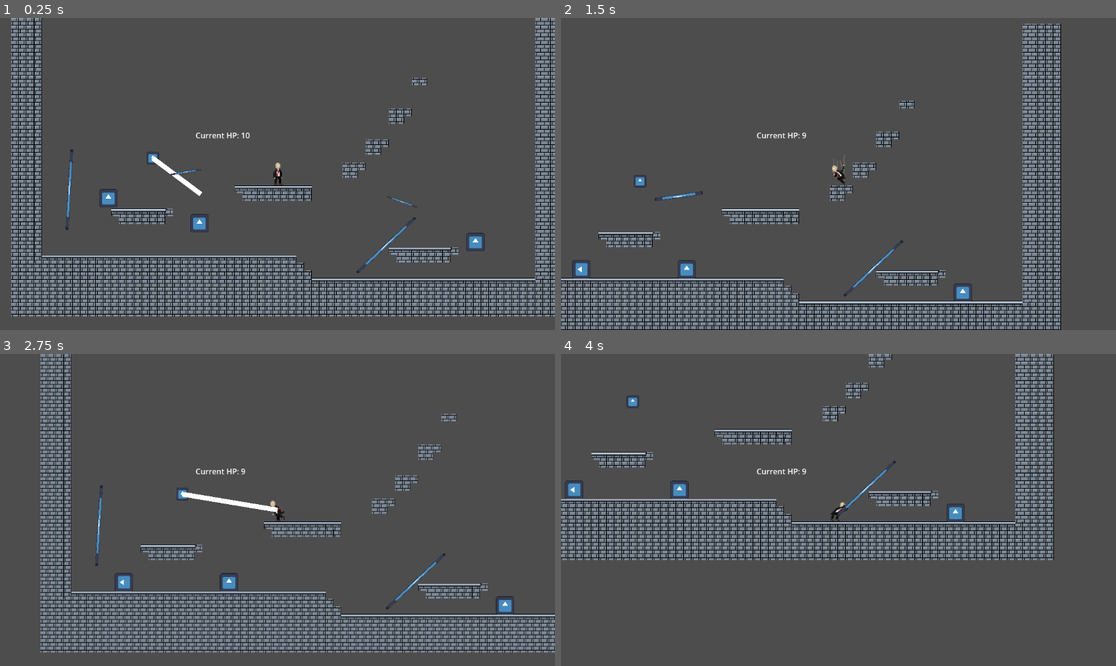
Above: before the commit, frames 1-4 (two rows, left to right).
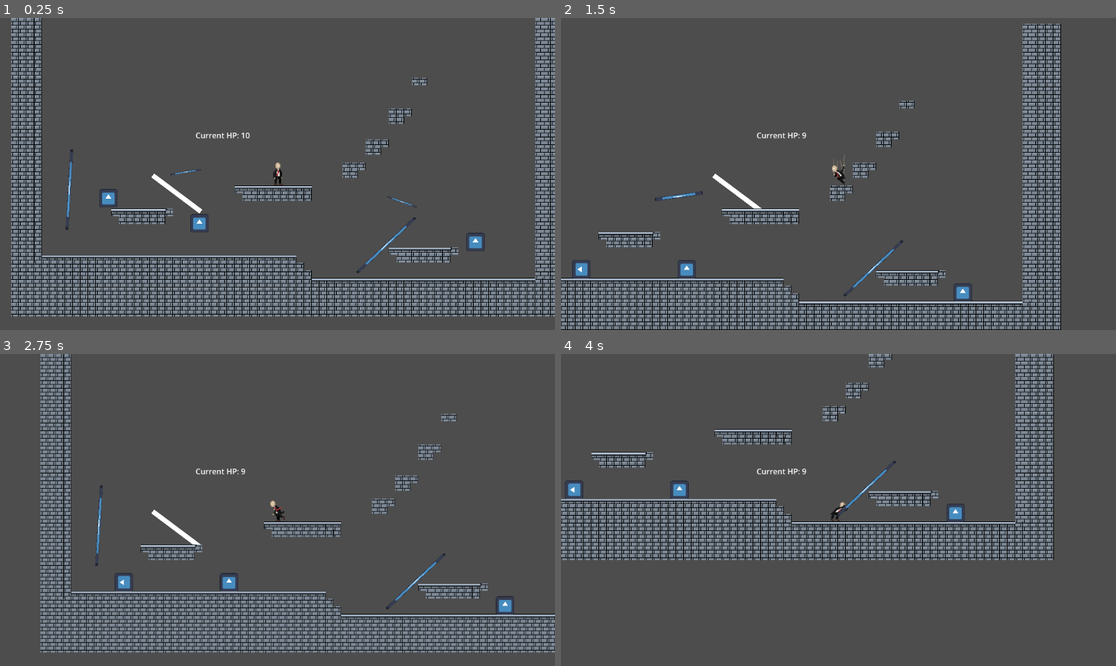
Above: after the commit, the same moments.

Repository: LiamQuinlan-Carleton/COMP1501FINAL
Game: Godot game, scene res://Main.tscn
Two runs of this game, one before a commit and one after it. Both use one fixed random seed, a clock stepped at 60 frames per second and the inputs below. This scene is started directly instead of the project's main scene. The engine's default icon, where the game draws it, is replaced by a stand-in: a white triangle on a blue panel in a dark square.
Inputs (mouse positions are in pixels of both pictures, inside the frame that each line leads up to):
- Up to frame 1 (0.25 s): no input
- Up to frame 2 (1.5 s): move the mouse to (960, 158) at 0.52 s; hold Right mouse button (Right Click) 0.53-1.28 s; hold D (Right) from 0.53 s (still down); tap Space (Jump) at 0.77 s; move the mouse to (727, 189) at 1.27 s; click (727, 189) at 1.35 s
- Up to frame 3 (2.75 s): tap Space (Jump) at 1.52 s; right-click (166, 525) at 1.55 s; move the mouse to (333, 441) at 2.02 s; release D (Right) at 2.03 s; hold A (Left) from 2.03 s (still down); hold Right mouse button (Right Click) from 2.03 s (still down)
- Up to frame 4 (4 s): move the mouse to (810, 572) at 2.77 s; release A (Left) at 2.78 s; release Right mouse button (Right Click) at 2.78 s; hold D (Right) from 2.78 s (still down); tap Shift (Shift) at 2.85 s; tap Space (Jump) at 3.02, 3.77 s; right-click (810, 572) at 3.05 s; move the mouse to (1005, 556) at 3.52 s; hold S (crouch) from 3.53 s (still down); right-click (1005, 556) at 3.8 s

The runs differ from the first frame. In frame 1, 0.4% of the frame differs, in the area x 26-37%, y 42-63%; in frame 2, 0.2%; in frame 3, 0.5%, in the area x 27-51%, y 42-62%; in frame 4, less than 0.1%.
Error after the commit: Cannot call method 'show' on a null value. (res://Main.tscn::GDScript_8cje7:10)

Commit message:
Grapple Hooks

Diff:
--- a/Main.tscn
+++ b/Main.tscn
@@ -2,8 +2,7 @@
 
 [ext_resource type="PackedScene" uid="uid://bnlswq05iqbuc" path="res://Player.tscn" id="1_xc4sc"]
 [ext_resource type="Texture2D" uid="uid://1eumra722j5d" path="res://Art/TileSets/buildingTileset.png" id="2_gwjk7"]
-[ext_resource type="Texture2D" uid="uid://c0lxs2ch7it2b" path="res://icon.svg" id="3_0it4c"]
-[ext_resource type="Script" path="res://grapple.gd" id="3_rkjoq"]
+[ext_resource type="PackedScene" uid="uid://p2oifhqlarvx" path="res://grapple.tscn" id="3_qx24y"]
 [ext_resource type="PackedScene" uid="uid://c8j55ah1v7fy2" path="res://spawner.tscn" id="3_yud08"]
 [ext_resource type="PackedScene" uid="uid://bjv4ayd50t6r0" path="res://enemy.tscn" id="4_wkeih"]
 [ext_resource type="PackedScene" uid="uid://djxscqvgw0uy6" path="res://zipline.tscn" id="6_2dxw8"]
@@ -68,29 +67,40 @@
 sources/1 = SubResource("TileSetAtlasSource_yp1gk")
 sources/0 = SubResource("TileSetAtlasSource_te3m2")
 
+[sub_resource type="GDScript" id="GDScript_8cje7"]
+script/source = "extends Node2D
+
+@export var player : CharacterBody2D
+@export var force : float
+@export var line : Line2D
+
+# Called every frame. 'delta' is the elapsed time since the previous frame.
+func _process(delta: float) -> void:
+	if Input.is_action_just_pressed(\"Right Click\"):
+		line.show()
+	if Input.is_action_pressed(\"Right Click\"):
+		player.velocity += force * Vector2(position - player.position).normalized()
+		line.set_point_position(0, Vector2(0,0))
+		line.set_point_position(1, player.position - position)
+	if Input.is_action_just_released(\"Right Click\"):
+		line.hide()
+"
+
 [node name="Main" type="Node"]
 
 [node name="Player" parent="." instance=ExtResource("1_xc4sc")]
 position = Vector2(553, 324)
 
+[node name="Line2D2" type="Line2D" parent="Player"]
+position = Vector2(-259, 3)
+points = PackedVector2Array(100, 75, 0, 0)
+
 [node name="TileMapLayer" type="TileMapLayer" parent="."]
 tile_map_data = PackedByteArray("AAAfABgAAAACAAAAAAAgABgAAAACAAAAAAAhABgAAAACAAAAAAAiABgAAAACAAAAAAAjABgAAAACAAAAAAAkAB …(13728 unchanged characters)…
 tile_set = SubResource("TileSet_x3f40")
 
-[node name="Grapple" type="Node2D" parent="." node_paths=PackedStringArray("player", "line")]
-position = Vector2(294, 327)
-script = ExtResource("3_rkjoq")
-player = NodePath("../Player")
-force = 200.0
-line = NodePath("Line2D")
-metadata/_edit_group_ = true
-
-[node name="Sprite2D" type="Sprite2D" parent="Grapple"]
-scale = Vector2(0.2, 0.2)
-texture = ExtResource("3_0it4c")
-
-[node name="Line2D" type="Line2D" parent="Grapple"]
-points = PackedVector2Array(100, 75, 0, 0)
+[node name="Grapple" parent="." instance=ExtResource("3_qx24y")]
+script = SubResource("GDScript_8cje7")
 
 [node name="Spawner" parent="." instance=ExtResource("3_yud08")]
 
--- a/Player.tscn
+++ b/Player.tscn
@@ -869,7 +869,7 @@
 [sub_resource type="RectangleShape2D" id="RectangleShape2D_fmohp"]
 size = Vector2(35, 10)
 
-[node name="Player" type="CharacterBody2D" node_paths=PackedStringArray("jump_timer", "shoot_timer", "jump_buffer_timer", "cyote_time_timer")]
+[node name="Player" type="CharacterBody2D" node_paths=PackedStringArray("jump_timer", "shoot_timer", "jump_buffer_timer", "cyote_time_timer", "grapple_line")]
 position = Vector2(-2, -2)
 floor_max_angle = 1.55334
 safe_margin = 0.2
@@ -892,6 +892,8 @@
 shoot_timer = NodePath("ShootCooldown")
 jump_buffer_timer = NodePath("JumpBuffer")
 cyote_time_timer = NodePath("CyoteTime")
+grapple_line = NodePath("Line2D")
+grapple_force = 100.0
 metadata/_edit_group_ = true
 
 [node name="CollisionShape2D" type="CollisionShape2D" parent="."]
@@ -936,6 +938,8 @@
 [node name="CollisionShape2D" type="CollisionShape2D" parent="Upper Collision"]
 position = Vector2(-0.5, -16)
 shape = SubResource("RectangleShape2D_fmohp")
+
+[node name="Line2D" type="Line2D" parent="."]
 
 [connection signal="timeout" from="JumpLength" to="." method="_on_jump_length_timeout"]
 [connection signal="timeout" from="JumpBuffer" to="." method="_on_jump_buffer_timeout"]
--- a/grapple.gd
+++ /dev/null
@@ -1,16 +0,0 @@
-extends Node2D
-
-@export var player : CharacterBody2D
-@export var force : float
-@export var line : Line2D
-
-# Called every frame. 'delta' is the elapsed time since the previous frame.
-func _process(delta: float) -> void:
-	if Input.is_action_just_pressed("Right Click"):
-		line.show()
-	if Input.is_action_pressed("Right Click"):
-		player.velocity += force * Vector2(position - player.position).normalized()
-		line.set_point_position(0, Vector2(0,0))
-		line.set_point_position(1, player.position - position)
-	if Input.is_action_just_released("Right Click"):
-		line.hide()
--- /dev/null
+++ b/grapple.tscn
@@ -0,0 +1,20 @@
+[gd_scene load_steps=3 format=3 uid="uid://p2oifhqlarvx"]
+
+[ext_resource type="Texture2D" uid="uid://c0lxs2ch7it2b" path="res://icon.svg" id="2_sdn57"]
+
+[sub_resource type="CircleShape2D" id="CircleShape2D_iogvo"]
+radius = 20.0
+
+[node name="Grapple" type="Node2D"]
+metadata/_edit_group_ = true
+
+[node name="Sprite2D" type="Sprite2D" parent="."]
+scale = Vector2(0.2, 0.2)
+texture = ExtResource("2_sdn57")
+
+[node name="Area2D" type="Area2D" parent="."]
+collision_layer = 2
+collision_mask = 2
+
+[node name="CollisionShape2D" type="CollisionShape2D" parent="Area2D"]
+shape = SubResource("CircleShape2D_iogvo")
--- a/player.gd
+++ b/player.gd
@@ -66,6 +66,10 @@
 # Level variables
 @export var spawn : Vector2 = Vector2(0, 0) # spawn point
 
+var has_grapple : bool
+@export var grapple_line : Line2D
+var grapple_point : Vector2
+@export var grapple_force : float
 
 #The code bellow is in no way organized or easy to read. I apologize in advance.
 func _physics_process(delta: float) -> void:
@@ -217,6 +221,26 @@
 	else:
 		apply_friction(floor_friction, air_resistance, sliding_friction, is_on_floor(), delta, true)
 
+	if Input.is_action_just_pressed("Right Click"):
+		var space_state = get_world_2d().direct_space_state
+		var query = PhysicsRayQueryParameters2D.create(position, get_global_mouse_position())
+		query.collide_with_areas = true
+		query.collide_with_bodies = false
+		query.collision_mask = 2
+		var result = space_state.intersect_ray(query)
+		if result:
+			has_grapple = true
+			grapple_point = result.collider.get_parent().position
+			grapple_line.show()
+			print("Hello")
+	if Input.is_action_pressed("Right Click") and has_grapple:
+		velocity += grapple_force * Vector2(grapple_point - position).normalized()
+		grapple_line.set_point_position(0, Vector2(0,0))
+		grapple_line.set_point_position(1, position - grapple_point)
+	if Input.is_action_just_released("Right Click"):
+		has_grapple = false
+		grapple_line.hide()
+
 	Global.player_position = global_position
 
 	move_and_slide()
@@ -265,6 +289,7 @@
 
 # Handle inputs
 func _input(event: InputEvent) -> void:
+
 	# Handle's shooting input
 	if event.is_action_pressed("Left Click"):
 		if can_shoot:
Not shown, changed: first_level.tscn
